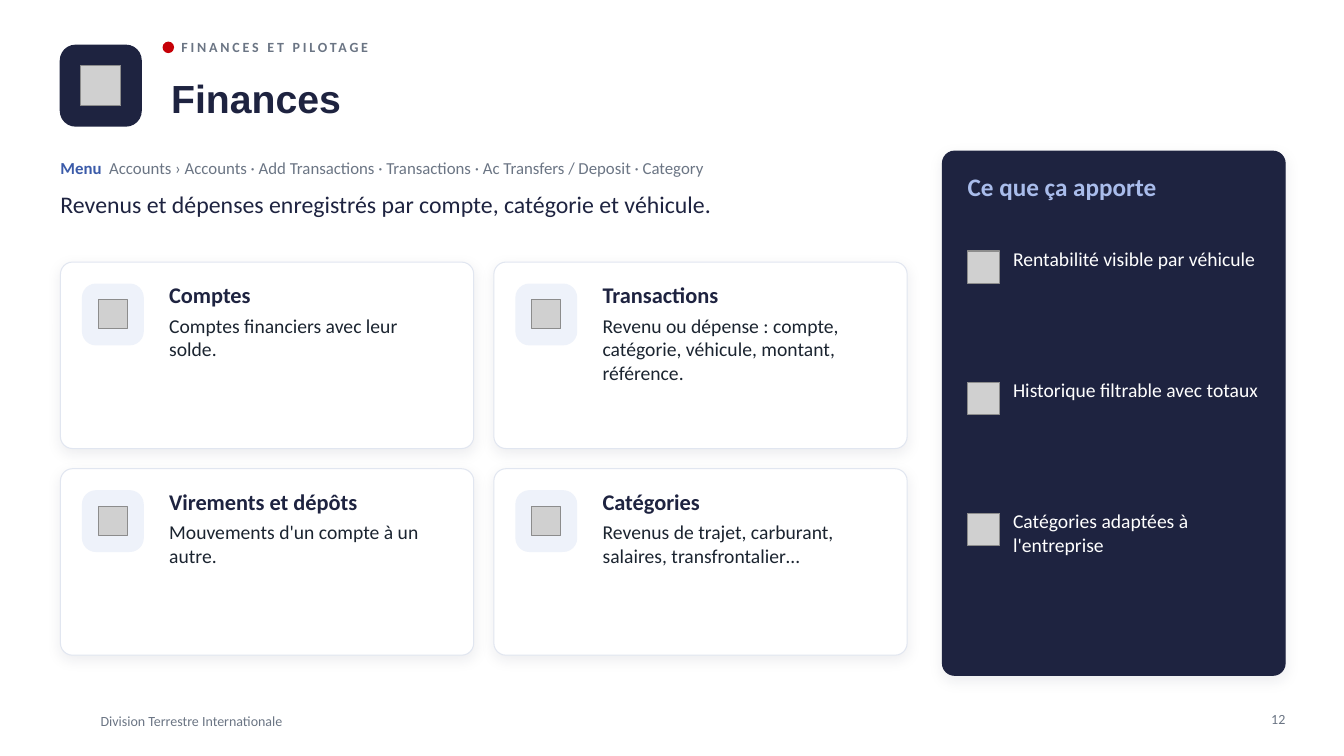
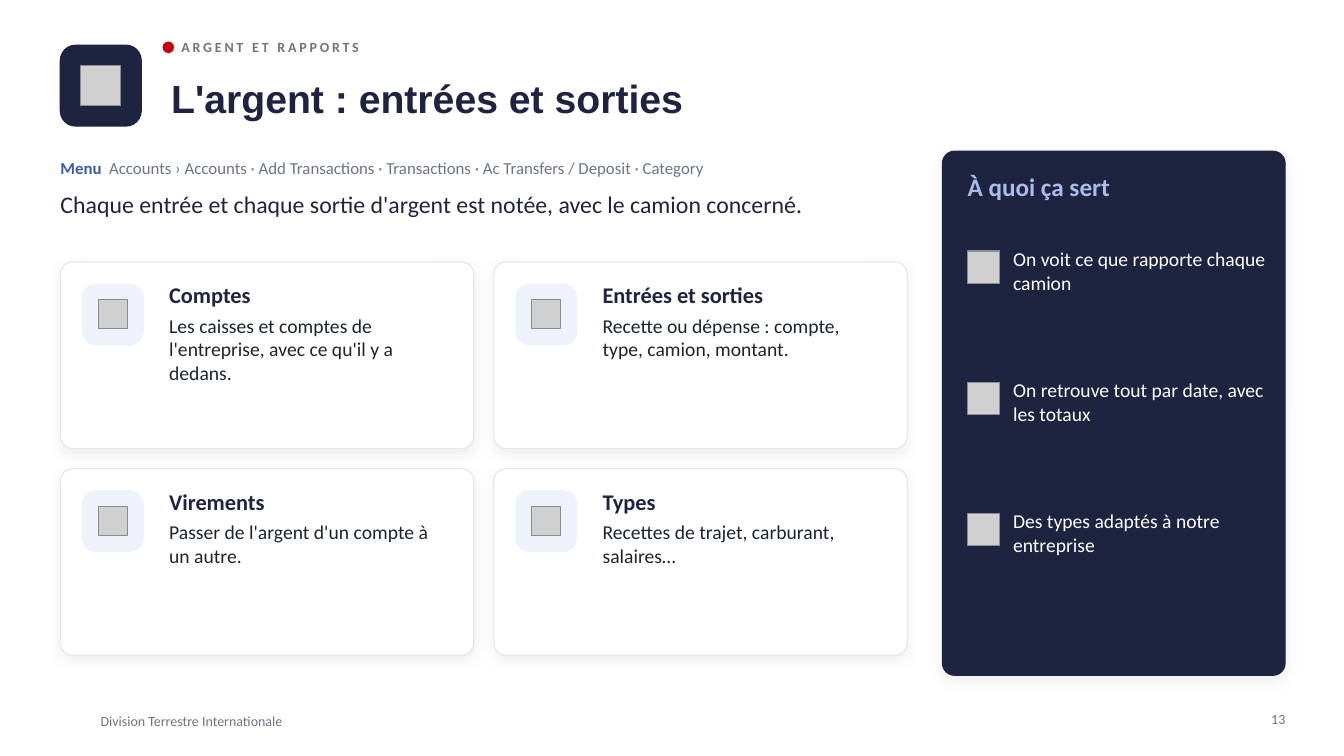
Before and after one commit to meledjearmel/portfolio-assets, a slide deck: slide 13 of formations/dti/presentation-division-terrestre-internationale.pptx (slide 12 before the commit). Drawn at 1344x756 pixels with LibreOffice and Linux fonts; fonts in the diff are those of the drawing; grey boxes stand for pictures; background and template pictures are left out. Boxes give left, top, right and bottom in pixels: in the first picture for what was removed or moved away, otherwise in the second. Text is boxed around its words. In the diff, an @@ line names an element or a change of style, - is before the commit and + after.

```diff
--- a/formations/dti/presentation-division-terrestre-internationale.pptx
+++ b/formations/dti/presentation-division-terrestre-internationale.pptx
@@ text at [181, 43, 358, 52]: text changed @@
-FINANCES ET PILOTAGE
+ARGENT ET RAPPORTS
@@ title at [171, 84, 683, 121]: text changed @@
-Finances
+L'argent : entrées et sorties
@@ text at [968, 176, 1109, 200]: text changed @@
-Ce que ça apporte
+À quoi ça sert
@@ text at [60, 196, 802, 217]: text changed @@
-Revenus et dépenses enregistrés par compte, catégorie et véhicule.
+Chaque entrée et chaque sortie d'argent est notée, avec le camion concerné.
@@ text at [1013, 252, 1265, 290]: text changed @@
-Rentabilité visible par véhicule
+On voit ce que rapporte chaque camion
@@ text at [603, 287, 839, 359]: text changed @@
-Transactions
-Revenu ou dépense : compte, catégorie, véhicule, montant, référence.
+Entrées et sorties
+Recette ou dépense : compte, type, camion, montant.
@@ text at [169, 319, 393, 380]: text changed @@
-Comptes financiers avec leur solde.
+Les caisses et comptes de l'entreprise, avec ce qu'il y a dedans.
@@ text at [1013, 383, 1264, 421]: text changed @@
-Historique filtrable avec totaux
+On retrouve tout par date, avec les totaux
@@ text at [169, 494, 428, 563]: text changed @@
-Virements et dépôts
-Mouvements d'un compte à un autre.
+Virements
+Passer de l'argent d'un compte à un autre.
@@ text at [603, 495, 834, 563]: text changed @@
-Catégories
-Revenus de trajet, carburant, salaires, transfrontalier…
+Types
+Recettes de trajet, carburant, salaires…
@@ text at [1013, 514, 1220, 555]: text changed @@
-Catégories adaptées à l'entreprise
+Des types adaptés à notre entreprise
```
Also in this commit, not shown: 23 other slides changed, 1 slide added, 1 other file.
